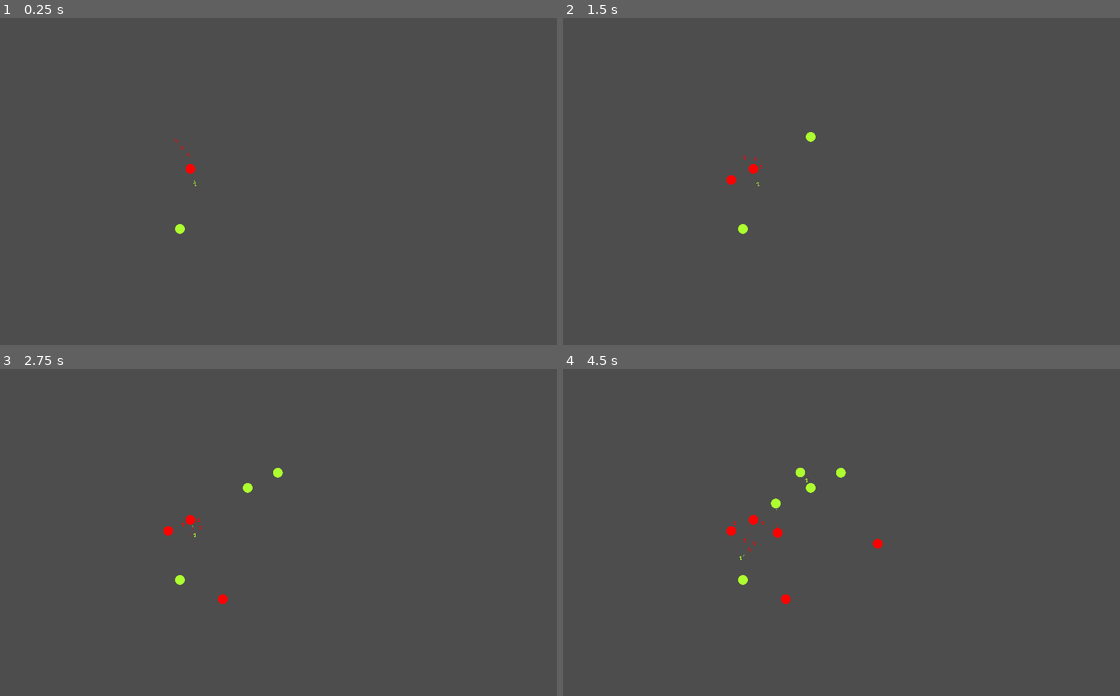
Above: before the commit, frames 1-4 (two rows, left to right).
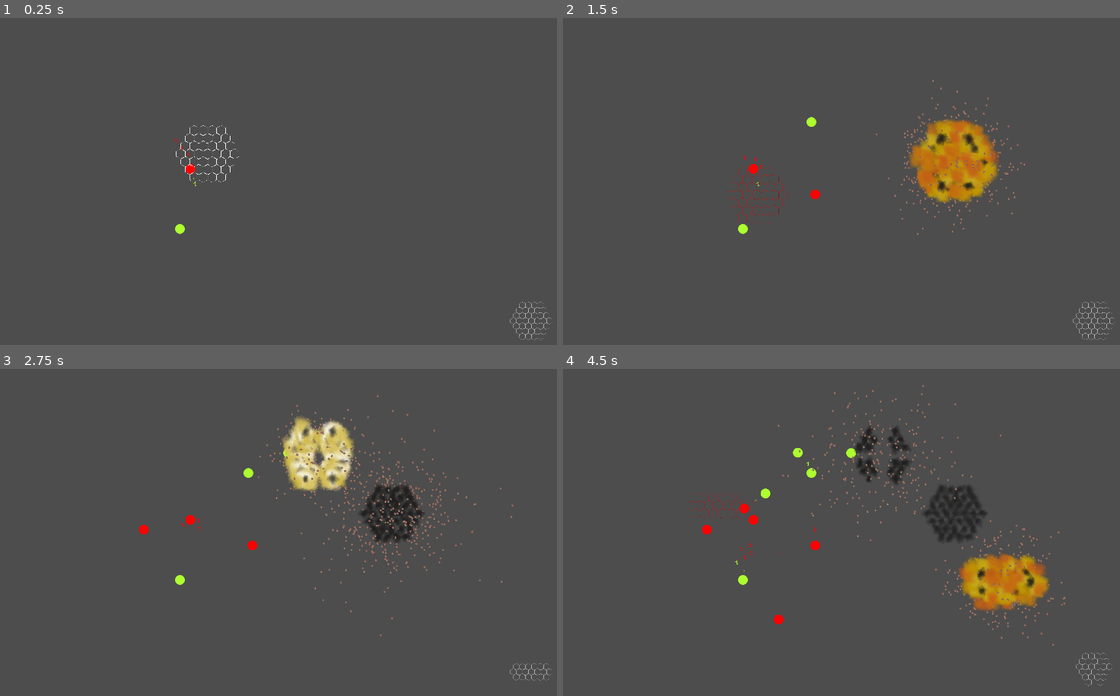
Above: after the commit, the same moments.

Repository: Rheyles/Semi-Surgical-Strike---GMTK2024
Game: Godot game, scene res://Scenes/Test/test.tscn
Two runs of this game, one before a commit and one after it. Both use one fixed random seed, a clock stepped at 60 frames per second and the inputs below.
Inputs (mouse positions are in pixels of both pictures, inside the frame that each line leads up to):
- Up to frame 1 (0.25 s): no input
- Up to frame 2 (1.5 s): move the mouse to (958, 168) at 0.52 s; click (958, 168) at 0.6 s; move the mouse to (702, 201) at 1.27 s; right-click (702, 201) at 1.35 s
- Up to frame 3 (2.75 s): move the mouse to (323, 460) at 2.02 s; click (323, 460) at 2.1 s
- Up to frame 4 (4.5 s): move the mouse to (796, 604) at 2.77 s; right-click (796, 604) at 2.85 s; move the mouse to (1008, 588) at 3.52 s; click (1008, 588) at 3.6 s; move the mouse to (640, 483) at 4.27 s; right-click (640, 483) at 4.35 s

The runs differ from the first frame. In frame 1, 0.3% of the frame differs, in the area x 31-100%, y 32-99%; in frame 2, 3.8%; in frame 3, 4.4%; in frame 4, 5.2%, in the area x 22-99%, y 4-97%.

Commit message:
add canon to test scene

Diff:
--- a/Scenes/Canon/canon.gd
+++ b/Scenes/Canon/canon.gd
@@ -3,15 +3,17 @@
 @onready var click_timer = $ClickTimer
 @export var next_pattern_visual : Node2D
 
-@export var canonNode_array = []
+var canonNode_array = []
 
-var pattern_array = []
-var pattern0 = [false,false,false,false,false,false,false,false,false,false,false,false,false,false,false,false,false,false,false,false,false,false,false,false,false,false,false,false,false,false,false,false,false,false,false,false,false]
-var pattern1 = [true,true,true,true,true,true,true,true,true,true,true,true,true,true,true,true,true,true,true,true,true,true,true,true,true,true,true,true,true,true,true,true,true,true,true,true,true]
-var pattern2 = [false,false,false,false,false,false,false,true,true,true,true,true,true,true,true,true,true,true,true,true,true,true,true,true,true,true,true,true,true,true,true,true,true,true,true,true,true]
-var pattern3 = [true,false,true,false,false,false,true,false,false,false,false,false,false,false,false,true,false,true,false,false,false,false,false,false,false,false,false,false,false,false,false,false,true,false,false,true,false]
-var pattern4 = [false, false, false, false, false, false, false, false, true, true, true, true, false, false, true, true, false, true, true, false, true, true, true, true, true, true, false, true, true, false, false, true, true, false, false, true, true]
-var pattern5 = [true, true, true, true, true, true, true, true, true, true, true, true, true, false, false, false, false, false, false, true, true, true, false, false, true, true, true, false, false, false, false, false, false, false, false, false, false]
+var pattern_array = [
+	#[false,false,false,false,false,false,false,false,false,false,false,false,false,false,false,false,false,false,false,false,false,false,false,false,false,false,false,false,false,false,false,false,false,false,false,false,false]
+	#,[true,true,true,true,true,true,true,true,true,true,true,true,true,true,true,true,true,true,true,true,true,true,true,true,true,true,true,true,true,true,true,true,true,true,true,true,true]
+	[false,false,false,false,false,false,false,true,true,true,true,true,true,true,true,true,true,true,true,true,true,true,true,true,true,true,true,true,true,true,true,true,true,true,true,true,true]
+	,[true,false,true,false,false,false,true,false,false,false,false,false,false,false,false,true,false,true,false,false,false,false,false,false,false,false,false,false,false,false,false,false,true,false,false,true,false]
+	,[false, false, false, false, false, false, false, false, true, true, true, true, false, false, true, true, false, true, true, false, true, true, true, true, true, true, false, true, true, false, false, true, true, false, false, true, true]
+	,[true, true, true, true, true, true, true, true, true, true, true, true, true, false, false, false, false, false, false, true, true, true, false, false, true, true, true, false, false, false, false, false, false, false, false, false, false]
+	,[false, true, true, true, true, true, true, true, true, true, true, true, true, true, false, false, false, true, true, false, false, true, true, false, true, false, false, true, false, false, false, false, false, true, true, true, true]
+	]
 
 var move_tween
 @export var move_speed: float = 0.3
@@ -30,7 +32,7 @@
 func _ready():
 	click_timer.timeout.connect(_on_ClickTimer_timeout)
 
-	pattern_array = [pattern2,pattern3,pattern4,pattern5]
+	#pattern_array = [pattern2,pattern3,pattern4,pattern5, pattern6]
 
 	for i in get_node("Node_Container").get_child_count():
 		var node = get_node("Node_Container").get_child(i)
--- a/Scenes/Canon/canon_node.gd
+++ b/Scenes/Canon/canon_node.gd
@@ -6,7 +6,7 @@
 var selected : bool = false
 
 
-func _process(delta):
+func _process(_delta):
 	if Input.is_action_just_pressed("Click") && selected && get_tree().get_current_scene().get_name() == "Create_pattern":
 		if loaded:
 			loaded = false
--- a/Scenes/Canon/test_scene.tscn
+++ b/Scenes/Canon/test_scene.tscn
@@ -1,22 +1,16 @@
-[gd_scene load_steps=4 format=3 uid="uid://cymeeyjo711fi"]
+[gd_scene load_steps=3 format=3 uid="uid://cymeeyjo711fi"]
 
-[ext_resource type="Texture2D" uid="uid://bmjftwk2wljrt" path="res://Ressources/Sprites/Placeholders/SunnySendLove.png" id="2_rtt3b"]
 [ext_resource type="PackedScene" uid="uid://cm1q2e2ttawy8" path="res://Scenes/Next_pattern_visual/next_pattern_visual.tscn" id="3_clacf"]
 [ext_resource type="PackedScene" uid="uid://puw8u16e2oqa" path="res://Scenes/Canon/canon.tscn" id="3_lbqeo"]
 
 [node name="Test_scene" type="Node2D"]
-
-[node name="Sprite2D" type="Sprite2D" parent="."]
-
-[node name="SunnySendLove" type="Sprite2D" parent="."]
-position = Vector2(114, 436)
-texture = ExtResource("2_rtt3b")
 
 [node name="Canon" parent="." node_paths=PackedStringArray("next_pattern_visual") instance=ExtResource("3_lbqeo")]
 scale = Vector2(0.15, 0.15)
 next_pattern_visual = NodePath("../next_pattern_visual")
 
 [node name="next_pattern_visual" parent="." instance=ExtResource("3_clacf")]
+position = Vector2(1808, 970)
 
 [node name="BackGround" type="Control" parent="."]
 layout_mode = 3
--- a/Scenes/Test/test.tscn
+++ b/Scenes/Test/test.tscn
@@ -1,12 +1,14 @@
-[gd_scene load_steps=7 format=3 uid="uid://cklhctcdf3wlq"]
+[gd_scene load_steps=9 format=3 uid="uid://cklhctcdf3wlq"]
 
 [ext_resource type="PackedScene" uid="uid://ouwypy3gld76" path="res://Scenes/base_city/base_city.tscn" id="1_4dj63"]
 [ext_resource type="Script" path="res://Scenes/battlefield/battlefield.gd" id="1_tcqix"]
 [ext_resource type="PackedScene" uid="uid://dioy76npxq04q" path="res://Scenes/base_unit/base_unit.tscn" id="2_3866f"]
 [ext_resource type="PackedScene" uid="uid://ta3blwa24sqb" path="res://Scenes/basic_components/factory_component.tscn" id="4_0k0eo"]
+[ext_resource type="PackedScene" uid="uid://puw8u16e2oqa" path="res://Scenes/Canon/canon.tscn" id="5_8vk76"]
+[ext_resource type="PackedScene" uid="uid://cm1q2e2ttawy8" path="res://Scenes/Next_pattern_visual/next_pattern_visual.tscn" id="6_6txui"]
 
 [sub_resource type="CircleShape2D" id="CircleShape2D_ls518"]
-radius = 382.221
+radius = 503.004
 
 [sub_resource type="NavigationPolygon" id="NavigationPolygon_ylkdq"]
 vertices = PackedVector2Array(246, -316, 408, -99, 365, 192, 197, 378, -109, 410, -341, 232, -399, -12, -359, -198, -212, -334, -4, -413)
@@ -29,37 +31,46 @@
 navigation_polygon = SubResource("NavigationPolygon_ylkdq")
 metadata/_edit_lock_ = true
 
-[node name="BaseUnit" parent="." instance=ExtResource("2_3866f")]
+[node name="Units" type="Node2D" parent="."]
+
+[node name="BaseUnit" parent="Units" instance=ExtResource("2_3866f")]
 position = Vector2(747, 537)
 
-[node name="BaseUnit5" parent="." instance=ExtResource("2_3866f")]
+[node name="BaseUnit5" parent="Units" instance=ExtResource("2_3866f")]
 position = Vector2(720, 439)
 TEAM = 1
 
-[node name="BaseUnit6" parent="." instance=ExtResource("2_3866f")]
+[node name="BaseUnit6" parent="Units" instance=ExtResource("2_3866f")]
 position = Vector2(702, 413)
 TEAM = 1
 
-[node name="BaseUnit7" parent="." instance=ExtResource("2_3866f")]
+[node name="BaseUnit7" parent="Units" instance=ExtResource("2_3866f")]
 position = Vector2(682, 391)
 TEAM = 1
 
-[node name="BaseCity" parent="." instance=ExtResource("1_4dj63")]
+[node name="BaseCity" parent="Units" instance=ExtResource("1_4dj63")]
 position = Vector2(698, 679)
 
-[node name="BaseCity2" parent="." instance=ExtResource("1_4dj63")]
+[node name="BaseCity2" parent="Units" instance=ExtResource("1_4dj63")]
 position = Vector2(731, 489)
 TEAM = 1
 
-[node name="FactoryComponent" parent="." node_paths=PackedStringArray("battlefield") instance=ExtResource("4_0k0eo")]
+[node name="FactoryComponent" parent="Units" node_paths=PackedStringArray("battlefield") instance=ExtResource("4_0k0eo")]
 target_scene = ExtResource("1_4dj63")
 COOLDOWN = 1.0
 standalone = true
-battlefield = NodePath("../Battlefield")
+battlefield = NodePath("../../Battlefield")
 TEAM = 1
 
-[node name="FactoryComponent2" parent="." node_paths=PackedStringArray("battlefield") instance=ExtResource("4_0k0eo")]
+[node name="FactoryComponent2" parent="Units" node_paths=PackedStringArray("battlefield") instance=ExtResource("4_0k0eo")]
 target_scene = ExtResource("1_4dj63")
 COOLDOWN = 1.0
 standalone = true
-battlefield = NodePath("../Battlefield")
+battlefield = NodePath("../../Battlefield")
+
+[node name="Canon" parent="." node_paths=PackedStringArray("next_pattern_visual") instance=ExtResource("5_8vk76")]
+scale = Vector2(0.15, 0.15)
+next_pattern_visual = NodePath("../next_pattern_visual")
+
+[node name="next_pattern_visual" parent="." instance=ExtResource("6_6txui")]
+position = Vector2(1808, 970)
--- a/Scenes/basic_components/factory_component.gd
+++ b/Scenes/basic_components/factory_component.gd
@@ -34,12 +34,14 @@
 			rng.randomize()
 			var new_angle = rng.randf_range(0, 2 * PI)
 			var new_dist = clampf(rng.randfn(battlefield.radius/3, battlefield.radius/8),10.0,battlefield.radius)
-			print("new dist : ", new_dist)
-			print("battlefield radius : ", battlefield.radius)
+			#print("new dist : ", new_dist)
+			#print("battlefield radius : ", battlefield.radius)
 			shape_caster.global_position = (Vector2.ONE * new_dist).rotated(new_angle) + battlefield.global_position
+			shape_caster.enabled = true
 			shape_caster.force_shapecast_update()
 			if shape_caster.get_collision_count() == 0:
 				new_pos = (Vector2.ONE * new_dist).rotated(new_angle) + battlefield.global_position
+			shape_caster.enabled = false
 		new_unit.global_position = new_pos
 	else:
 		new_unit.global_position = global_position
--- a/Scenes/basic_components/factory_component.tscn
+++ b/Scenes/basic_components/factory_component.tscn
@@ -12,5 +12,6 @@
 
 [node name="ShapeCast2D" type="ShapeCast2D" parent="."]
 visible = false
+enabled = false
 shape = SubResource("CircleShape2D_l3bmt")
 target_position = Vector2(0, 0)
--- a/Scenes/projectiles/base_projectile.gd
+++ b/Scenes/projectiles/base_projectile.gd
@@ -1,6 +1,6 @@
 extends Node2D
 
-@export var SPEED := 40.0
+@export var SPEED := 80.0
 @export var DAMAGE := 2.0
 @export var COLOR := Color.RED
 
